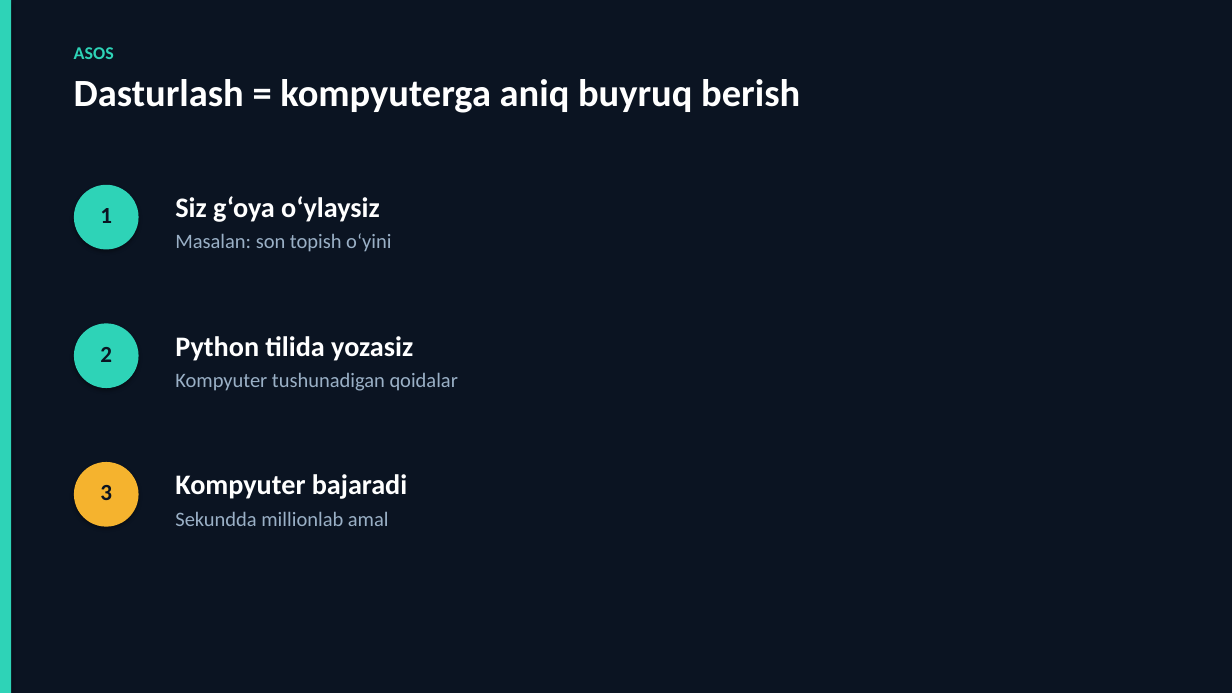
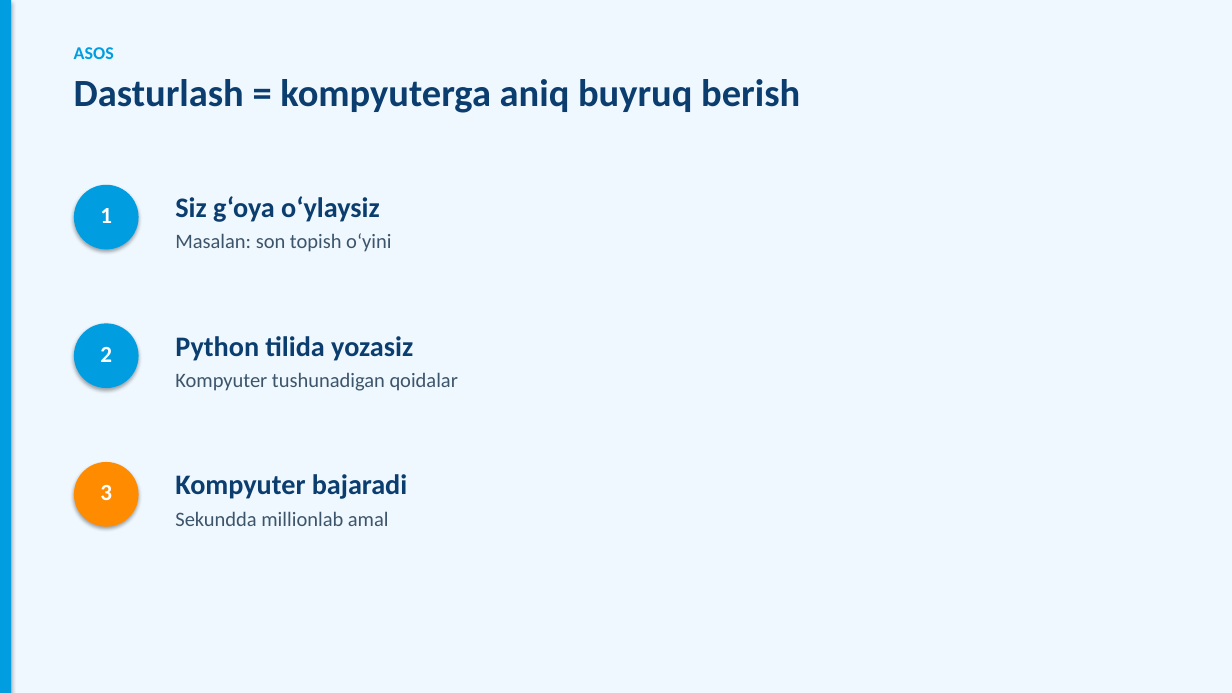
Before and after one commit to DilshodZokirov/bgalaxy-app, a slide deck: slide 3 of python-prezentatsiya/Python-Django-Vaaav.pptx. Drawn at 1232x693 pixels with LibreOffice and Linux fonts; fonts in the diff are those of the drawing. Boxes give left, top, right and bottom in pixels: in the first picture for what was removed or moved away, otherwise in the second. Text is boxed around its words. In the diff, an @@ line names an element or a change of style, - is before the commit and + after.

```diff
--- a/python-prezentatsiya/Python-Django-Vaaav.pptx
+++ b/python-prezentatsiya/Python-Django-Vaaav.pptx
@@ rectangle at [0, 0, 1232, 693]: fill #0B1422 to #EFF8FF @@
@@ text "ASOS" at [74, 47, 800, 113]: text colour #2ED3B7 to #009EE0 in "ASOS"; text colour #FFFFFF to #0B3D6E @@
@@ text "Siz g‘oya o‘ylaysiz" at [175, 196, 391, 252]: text colour #FFFFFF to #0B3D6E in "Siz g‘oya o‘ylaysiz"; text colour #9AB0C6 to #3D556B in "Masalan: son topish o‘yini" @@
@@ fill #2ED3B7 to #009EE0 in 3 elements at [0, 0, 11, 693], [74, 185, 139, 250], [74, 323, 139, 388] @@
@@ text "Python tilida yozasiz" at [175, 336, 458, 391]: text colour #FFFFFF to #0B3D6E in "Python tilida yozasiz"; text colour #9AB0C6 to #3D556B in "Kompyuter tushunadigan qoidalar" @@
@@ text colour #0B1422 to #FFFFFF in 3 elements at [100, 208, 112, 223], [100, 347, 112, 362], [100, 485, 112, 500] @@
@@ ellipse at [74, 462, 139, 527]: fill #F5B32E to #FF8C00 @@
@@ text "Kompyuter bajaradi" at [175, 474, 407, 526]: text colour #FFFFFF to #0B3D6E in "Kompyuter bajaradi"; text colour #9AB0C6 to #3D556B in "Sekundda millionlab amal" @@
```
Also in this commit, not shown: 15 other slides changed, 1 other file.
